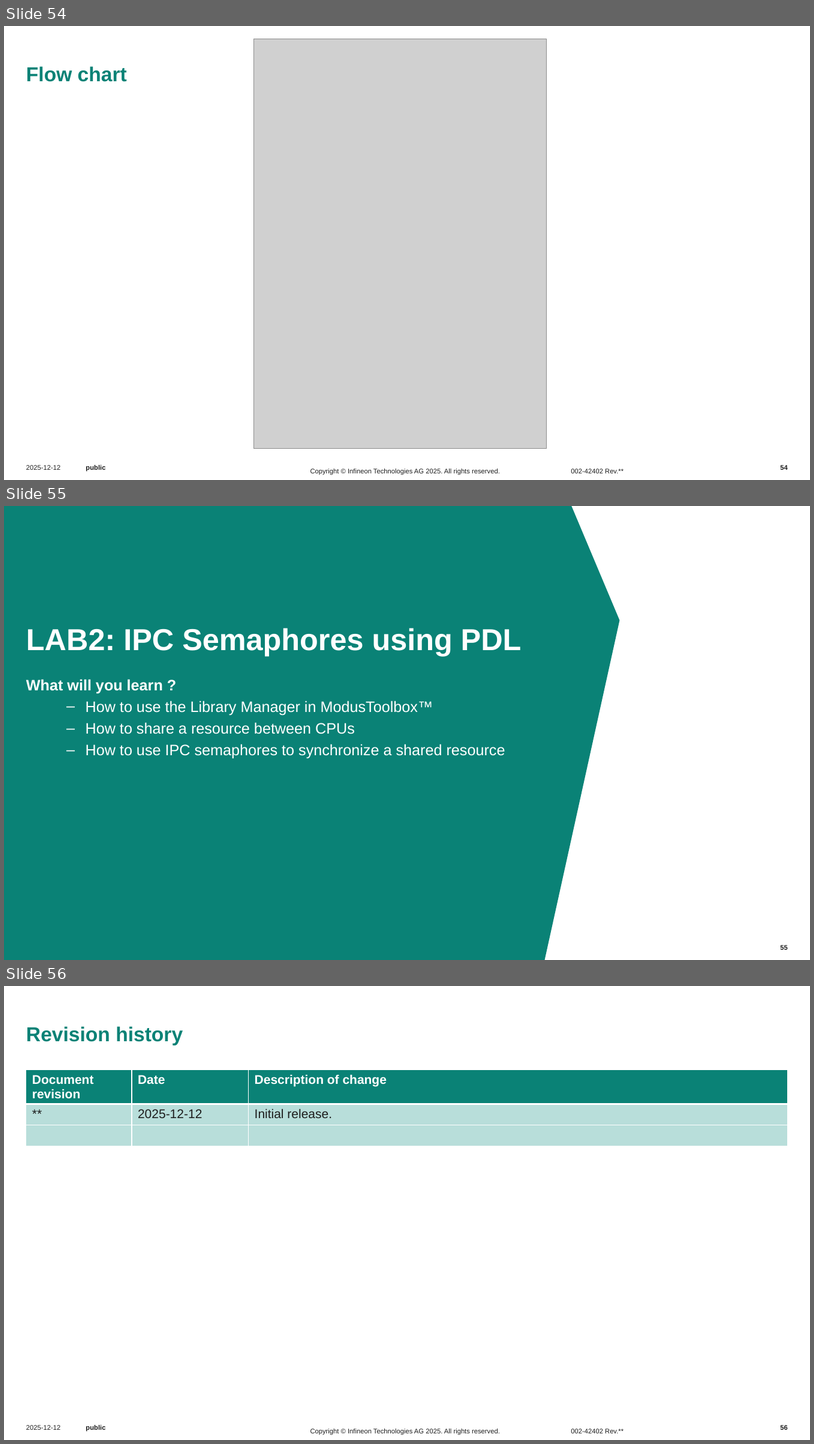
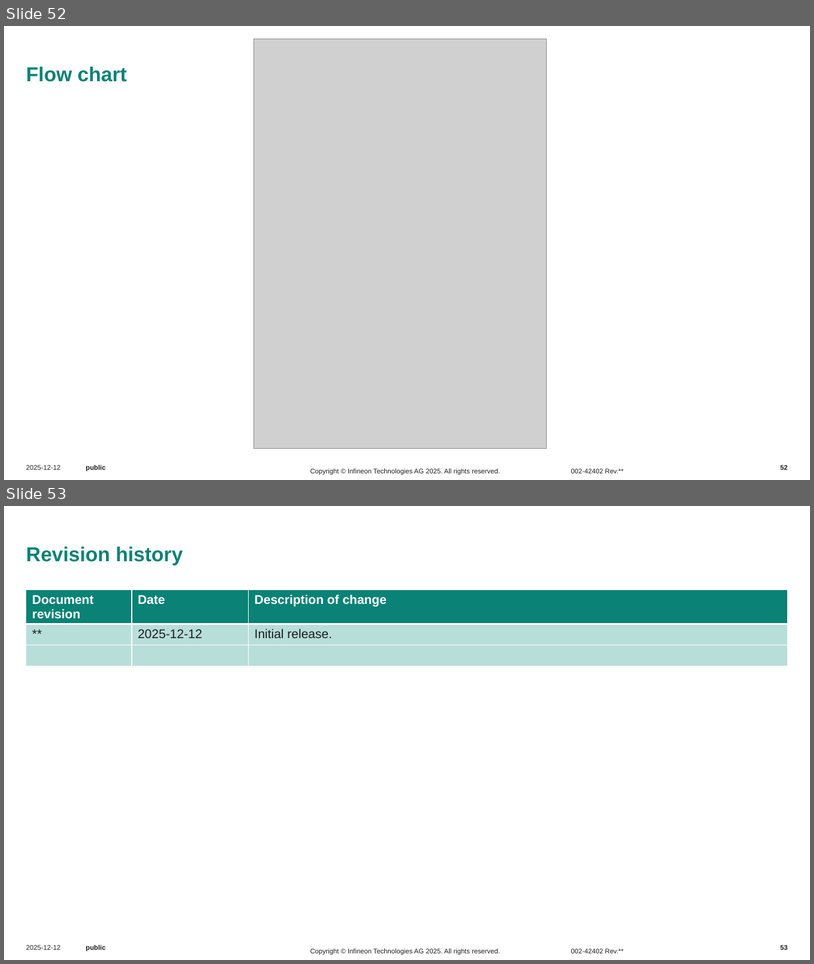
Before and after one commit to luisreynosoIFX/mtb-training-psoc-edge-e84-intro-ecosystem, a slide deck: .internal/Presentation/PSE84_Introductory_Ecosystem_E2.pptx. Shown one above the other, each under a label of ours: slides 54, 55 and 56 before the commit, slides 52 and 53 after it. The pictures are 814x1444 and 814x964 pixels, drawn with LibreOffice and Linux fonts; fonts in the diff are those of the drawing; grey boxes stand for pictures; background and template pictures are left out. Boxes give left, top, right and bottom in pixels: in the first picture for what was removed or moved away, otherwise in the second. Text is boxed around its words. In the diff, an @@ line names an element or a change of style, - is before the commit and + after.

```diff
--- a/.internal/Presentation/PSE84_Introductory_Ecosystem_E2.pptx
+++ b/.internal/Presentation/PSE84_Introductory_Ecosystem_E2.pptx
@@ slide 55 removed at (4, 506, 810, 960), background #FFFFFF; not listed: 1 template element that a slide beside it also shows @@
@@ freeform shape removed at (4, 506, 620, 960) @@
@@ title removed at (26, 628, 522, 655) @@
-LAB2: IPC Semaphores using PDL
@@ text removed at (26, 679, 506, 759) @@
-What will you learn ?
-  ‒ How to use the Library Manager in ModusToolbox™
-  ‒ How to share a resource between CPUs
-  ‒ How to use IPC semaphores to synchronize a shared resource
@@ what was slide 54 is now slide 52 @@
@@ page number at (780, 465, 788, 469): text changed @@
-54
+52
@@ what was slide 56 is now slide 53 @@
@@ page number at (780, 945, 788, 949): text changed @@
-56
+53
```
Also in this commit, not shown: 7 slides changed, 2 other slides removed, 5 other files.
